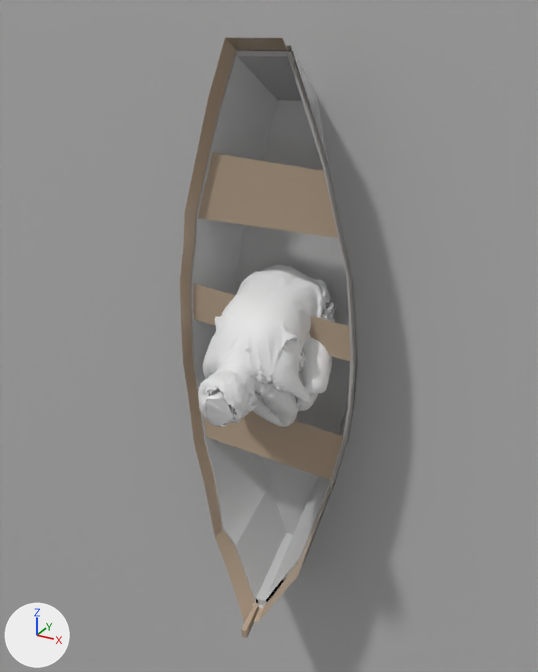
Renders of the FBX model Assets/Application/Scenes/Rehearsal on Crane/boat for rehearsal.fbx from each side of a commit.
Both versions are drawn from a 50 mm camera at (0.0166, -0.0327, 0.0155) aimed at (0.0008, -0.0038, 0.0011). The lights are fixed; the arrows at lower left show +X, +Y and +Z. Where no turn or scale is listed for an object, it has been applied to the vertices.

Objects in the first picture: 'Exported from Blender-2.79 (sub 0)', 'Exported from Blender-2.79 (sub 0)_2', 'Exported from Blender-2.79 (sub 0)_3', 'Object_1', 'flashforge stl export: %120190320 12:25:44'.
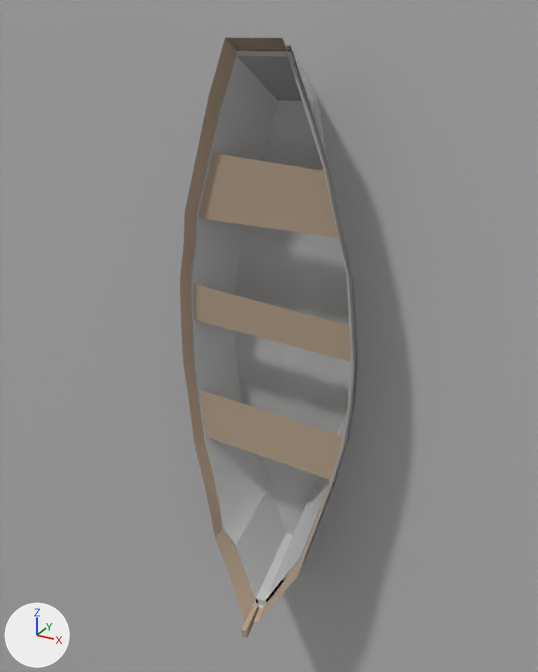
Where the newer file only moved an object's origin or applied its transform, the numbers keep the older frame.

Where the change shows, as pixel boxes [x1, y1, x2, y2] in the pictures (538 x 672 px):
'flashforge stl export: %120190320 12:25:44', deleted: before [198, 265, 336, 427]

The change, as a diff of the scene's bpy script:
```diff
--- a/Assets/Application/Scenes/Rehearsal on Crane/boat for rehearsal.fbx.py
+++ b/Assets/Application/Scenes/Rehearsal on Crane/boat for rehearsal.fbx.py
@@ ob_flashforge_stl_export___120190320_12_25_44 @@
-ob_flashforge_stl_export___120190320_12_25_44 = bpy.data.objects.new('flashforge stl export: %120190320 12:25:44', me_flashforge_stl_export___120190320_12_25_44)
-ob_flashforge_stl_export___120190320_12_25_44.location = (0.0, 0.0, 0.0)
```
